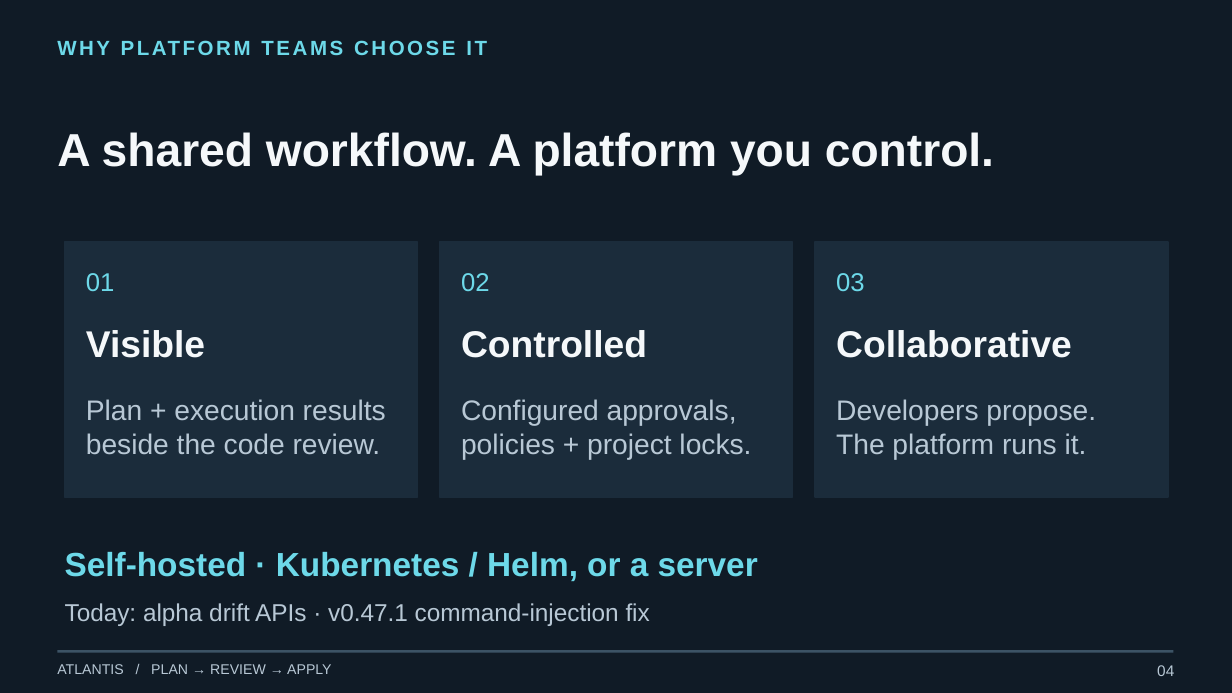
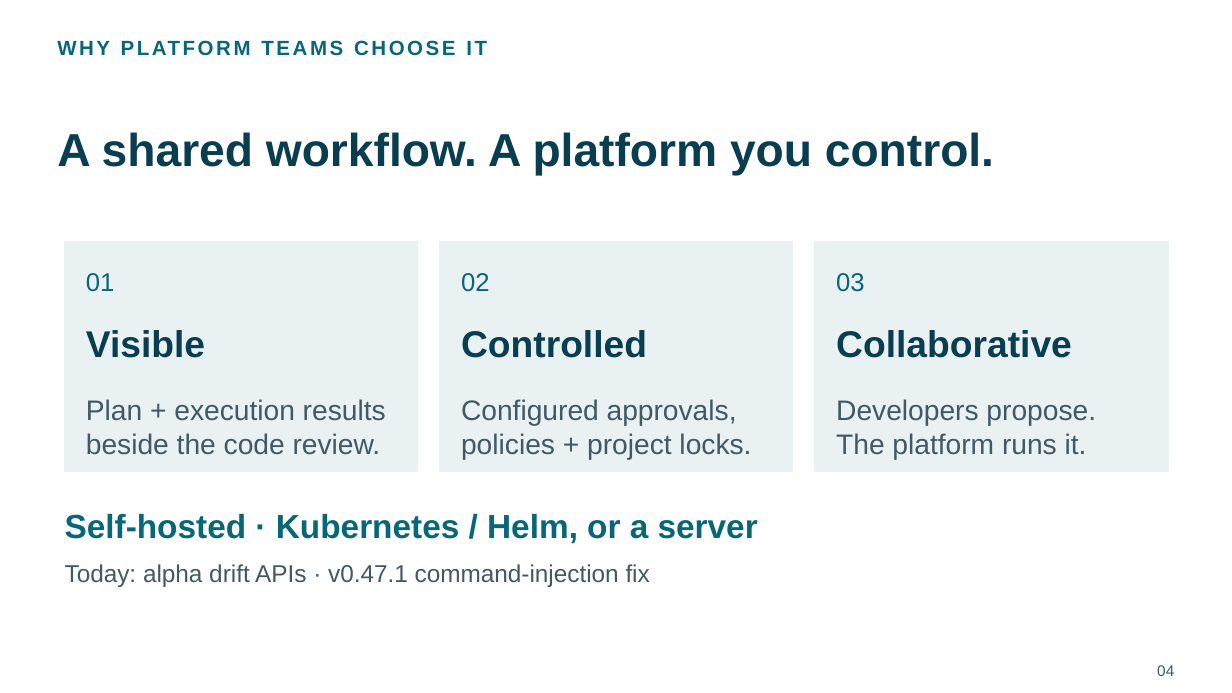
Before and after one commit to chenrui333/atlantis-talk, a slide deck: slide 4 of talks/kubecon-china-2026-atlantis-lightning/slides.pptx. Drawn at 1232x693 pixels with LibreOffice and Linux fonts; fonts in the diff are those of the drawing; background and template pictures are left out. Boxes give left, top, right and bottom in pixels: in the first picture for what was removed or moved away, otherwise in the second. Text is boxed around its words. In the diff, an @@ line names an element or a change of style, - is before the commit and + after.

Commit message:
docs: finalize Atlantis talk with official template and skill QA

```diff
--- a/talks/kubecon-china-2026-atlantis-lightning/slides.pptx
+++ b/talks/kubecon-china-2026-atlantis-lightning/slides.pptx
@@ background #101B26 to #FFFFFF @@
@@ rectangle: place and size @@
-rectangle at [65, 242, 418, 497]
+rectangle at [65, 242, 418, 471]
@@ rectangle: place and size @@
-rectangle at [440, 242, 793, 497]
+rectangle at [440, 242, 793, 471]
@@ fill #1B2C3B to #EAF1F3; outline #1B2C3B 1 pt to #EAF1F3 1 pt in 3 elements at [65, 242, 418, 471], [440, 242, 793, 471], [815, 242, 1168, 471] @@
@@ rectangle: place and size @@
-rectangle at [815, 242, 1168, 497]
+rectangle at [815, 242, 1168, 471]
@@ text colour #F5F8FA to #083E4F in 4 elements at [57, 132, 994, 175], [86, 330, 205, 358], [461, 330, 647, 358], [836, 330, 1072, 358] @@
@@ text colour #6DD9E9 to #086679 in 5 elements at [533, 132, 718, 175], [86, 273, 115, 292], [461, 273, 490, 292], [836, 273, 865, 292], [65, 513, 758, 544] @@
@@ text "Self-hosted · Kubernetes / Helm, ...": place and size @@
-text "Self-hosted · Kubernetes / Helm, ..." at [65, 552, 758, 581]
+text "Self-hosted · Kubernetes / Helm, ..." at [65, 513, 758, 544]
@@ text colour #B8C8D5 to #405965 in 5 elements at [1157, 665, 1174, 676], [86, 399, 386, 455], [461, 399, 751, 460], [836, 399, 1096, 460], [65, 564, 650, 587] @@
@@ text "Today: alpha drift APIs · ...": place and size @@
-text "Today: alpha drift APIs · ..." at [65, 603, 650, 626]
+text "Today: alpha drift APIs · ..." at [65, 564, 650, 587]
@@ line removed from (57, 652) to (1174, 652) @@
@@ text removed at [57, 664, 332, 674] @@
-ATLANTIS / PLAN → REVIEW → APPLY
```
Also in this commit, not shown: 4 other slides changed, 20 other files.
